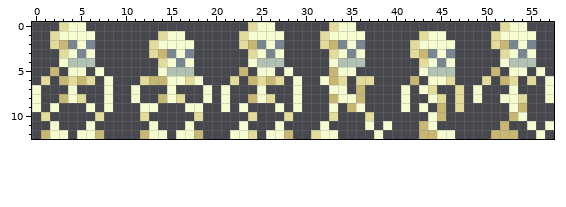
Pixel-art sprite -- Assets/Sprites/skelly.png. Above: the version before the commit.
The file is 58x13 pixels.
Once edited:
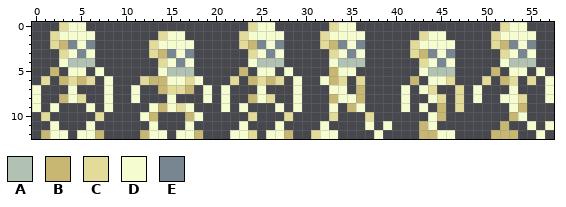
Palette (. is transparent): A #b1c2b3  B #c7b773  C #e3db9a  D #f5fcd0  E #778691
Changes in this commit:
@@ x 10..39 @@
  5 ....DAAA.....B.DD.D....BDD....
- 6 ..CBBDDCD...C.BCBC.D..DBC.CC..
- 7 .D...D...D.D...D...D...DD.B...
- 8 .D..BDC..D.D..BDC..D...BDDB...
- 9 ..DD...DD..D.D...D.D...D.BD...
-10 ..C.....C.....C...C....C...C..
+ 6 ..CBBDDCD...C.BCBC.D..DBC.C...
+ 7 .D..BCCB.D.D...D...D...DD.B...
+ 8 .D...D...D.D..BDC..D...BDDB...
+ 9 ...DBDCD...D.D...D.D...D.BD...
+10 ..DB...BD.....C...C....C...C..
 11 ...D...D.....D...D....D....D.D
